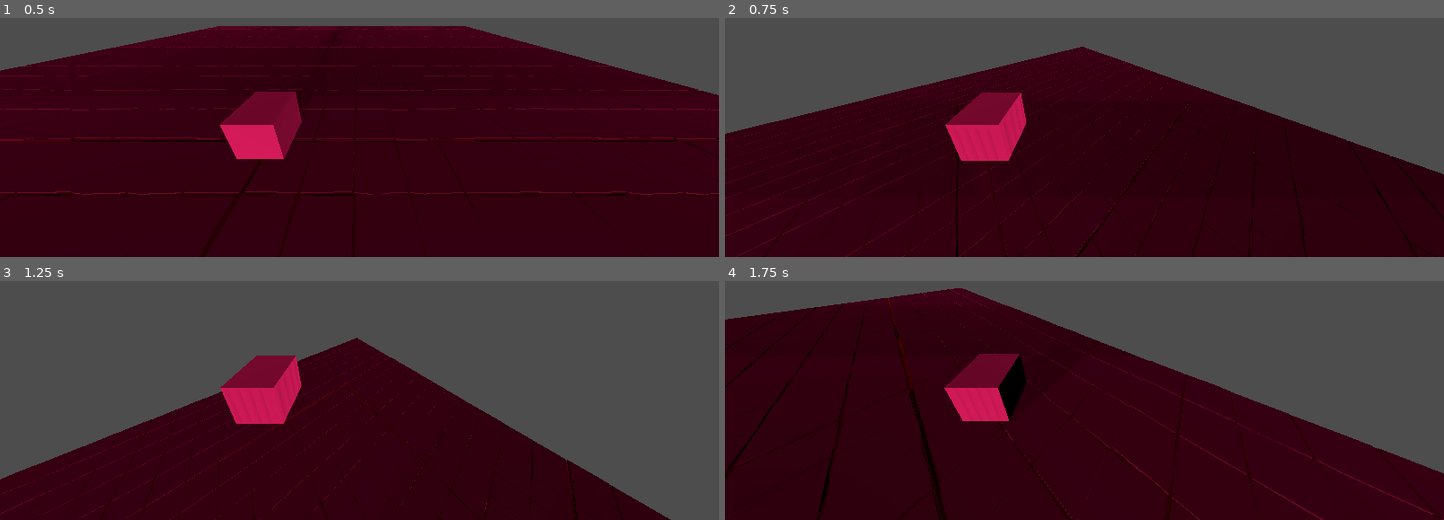
Above: before the commit, frames 1-4 (two rows, left to right).
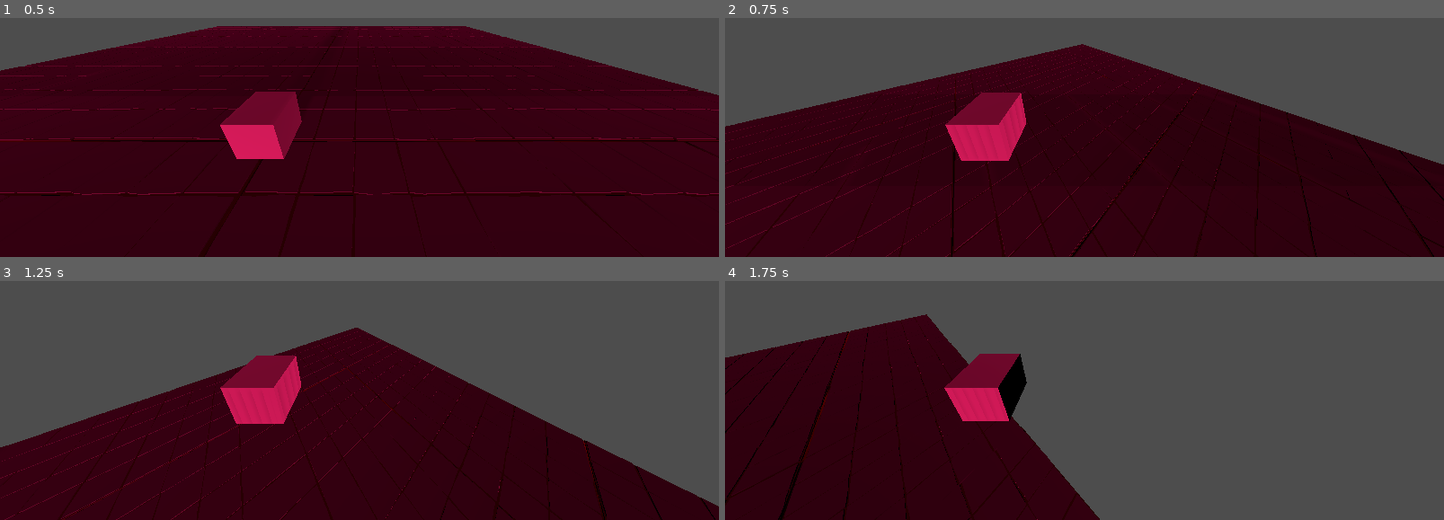
Above: after the commit, the same moments.

Repository: towameister/Game-Jam-2024
Game: Godot game, scene res://Scenes/main.tscn
Same seed, same stepped clock (60 frames per second), same inputs: the game is played once before the commit and once after it.
Inputs (mouse positions are in pixels of both pictures, inside the frame that each line leads up to):
- Up to frame 1 (0.5 s): no input
- Up to frame 2 (0.75 s): tap Enter at 0.5 s; move the mouse to (1120, 53) at 0.52 s; hold W (move_forward) from 0.53 s (still down); hold Space (jump) from 0.53 s (still down)
- Up to frame 3 (1.25 s): keep holding W (move_forward); keep holding Space (jump)
- Up to frame 4 (1.75 s): keep holding W (move_forward); move the mouse to (1048, 319) at 1.27 s; release Space (jump) at 1.28 s; tap Space (jump) at 1.35, 1.52 s

Frame 1 is identical in both runs. In frame 2, 4.9% of the frame differs, in the area x 0-100%, y 10-100%; in frame 3, 10%; in frame 4, 37%, in the area x 0-100%, y 3-100%.

Commit message:
update player gd, merge dash with new camera

Diff:
--- a/Scenes/player.gd
+++ b/Scenes/player.gd
@@ -7,32 +7,53 @@
 @export var fall_acceleration = 75
 @export var mouse_delta = Vector2()
 @export var sens = 0.01
-@export var jump_impulse = 40
+@export var jump_impulse = 1.5
+@export var dash_impulse = 3
 @onready var camera_pivot = $CameraPivot
-@export var rot_x = 0
-@export var rot_y = 0
+var dashCount = 0
+var maxDashes = 3
+
 
 var target_velocity = Vector3.ZERO
 
 func _physics_process(delta):
-	var input = Vector3()
+	var direction = Vector3.ZERO
 	if Input.is_action_pressed("move_right"):
-		input.x += 1
+		direction.x += 1
 	if Input.is_action_pressed("move_left"):
-		input.x -= 1
+		direction.x -= 1
 	if Input.is_action_pressed("move_back"):
-		input.z += 1
+		direction.z += 1
 	if Input.is_action_pressed("move_forward"):
-		input.z -= 1
+		direction.z -= 1
 
 	if is_on_floor() and Input.is_action_pressed("jump"):
-		target_velocity.y = jump_impulse
-	var direction = Vector3()
-	if input != Vector3.ZERO:
-		input = input.normalized()
-		direction = (transform.basis.z * input.z + transform.basis.x * input.x)	 #how
-	target_velocity.x = direction.x * speed
-	target_velocity.z = direction.z * speed
+		target_velocity.y = jump_impulse * speed
+
+	var orientation = Vector3()
+	if direction != Vector3.ZERO:
+		direction = direction.normalized()
+		orientation = (transform.basis.z * direction.z + transform.basis.x * direction.x)	 #how
+
+	if is_on_floor():
+		target_velocity.x = orientation.x * speed
+		target_velocity.z = orientation.z * speed
+		dashCount = 0
+	if not is_on_floor() and Input.is_action_just_pressed("jump") and Input.is_action_pressed("move_forward") and dashCount < maxDashes:
+		target_velocity.z = orientation.z * speed * dash_impulse
+		dashCount += 1
+
+	if not is_on_floor() and Input.is_action_just_pressed("jump") and Input.is_action_pressed("move_left") and dashCount < maxDashes:
+		target_velocity.x = orientation.x * speed * dash_impulse
+		dashCount += 1
+
+	if not is_on_floor() and Input.is_action_just_pressed("jump") and Input.is_action_pressed("move_back") and dashCount < maxDashes:
+		target_velocity.z = orientation.z * speed * dash_impulse
+		dashCount += 1
+
+	if not is_on_floor() and Input.is_action_just_pressed("jump") and Input.is_action_pressed("move_right") and dashCount < maxDashes:
+		target_velocity.x = orientation.x * speed * dash_impulse
+		dashCount += 1
 
 	if not is_on_floor():
 		target_velocity.y = target_velocity.y - (fall_acceleration * delta)
